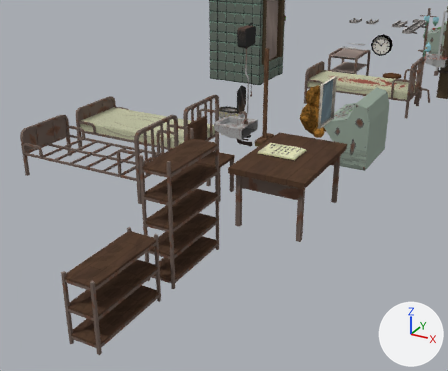
The Blender file BlenderFiles/Labor_tiles2.blend: old version first, new version second.
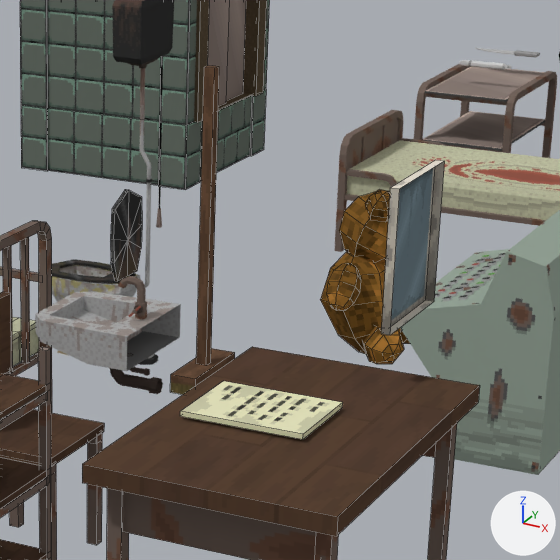
Each version is shown from a 50 mm camera at (2.1, -13.93, 3.56) aimed at (-1.46, -7.45, 0.32), then close up on the part from 45% to 83% of the width and 8% to 53% of the height. Lighting does not change. The marker at lower right points along +X, +Y and +Z. The close-ups show mesh edges as thin lines.

Names of what the first close-up shows: 'obj_bed', 'obj_broom', 'obj_chair', 'obj_console', 'obj_elevator', 'obj_mirror', 'obj_shelf', 'obj_table', 'obj_teddy', 'obj_toilet', 'obj_trolley', 'obj_washbasin_clean'.
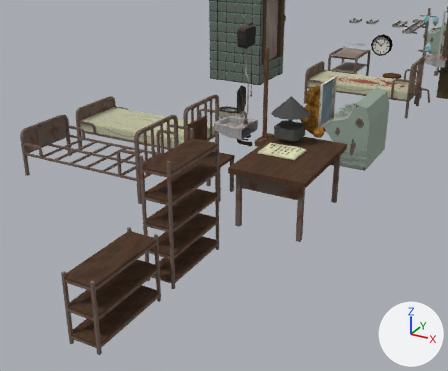
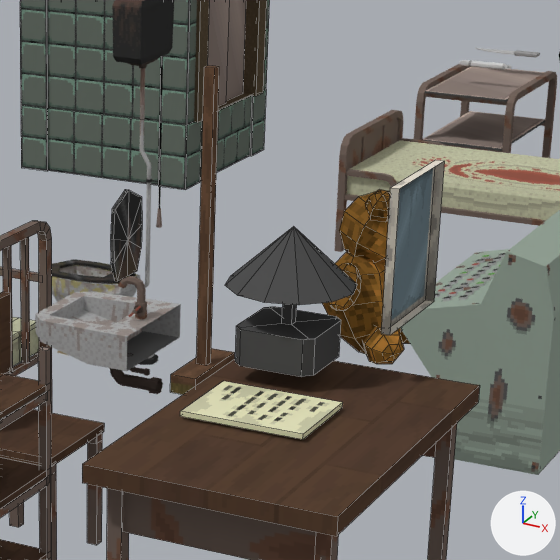
What changed in the scene script:
```text
Add me_cube_024:
    me_cube_024.from_pydata(...)  # 28 vertices, 20 faces; spans x -0.095..0.095, y -0.095..0.095, z -0.159..0.02
    me_cube_024.materials.append(mat_mat_labor)
Add me_cube_023:
    me_cube_023.from_pydata(...)  # 15 vertices, 18 faces; spans x -0.147..0.149, y -0.147..0.149, z 0.015..0.149
    me_cube_023.materials.append(mat_mat_labor)
Add ob_obj_music_box_botton:
    ob_obj_music_box_botton = bpy.data.objects.new('obj_music_box_botton', me_cube_024)
    ob_obj_music_box_botton.location = (-0.876, -6.722, 1.154)
    ob_obj_music_box_botton.scale = (1.74, 1.74, 1.74)
Add ob_obj_music_box_top:
    ob_obj_music_box_top = bpy.data.objects.new('obj_music_box_top', me_cube_023)
    ob_obj_music_box_top.parent = ob_obj_music_box_botton
    ob_obj_music_box_top.matrix_parent_inverse = Matrix(((0.575, 0.0, 0.0, 0.505), (0.0, 0.575, 0.0, 3.87), (0.0, 0.0, 0.575, -0.653), (0.0, 0.0, 0.0, 1.0)))
    ob_obj_music_box_top.location = (-0.88, -6.737, 1.137)
    ob_obj_music_box_top.scale = (1.74, 1.74, 1.74)
```

Changed parts and their boxes (x1, y1, x2, y2) in the close-ups (560 x 560 px):
'obj_music_box_top', added
    after: (225, 226, 357, 305)
'obj_music_box_botton', added
    after: (235, 304, 341, 377)
